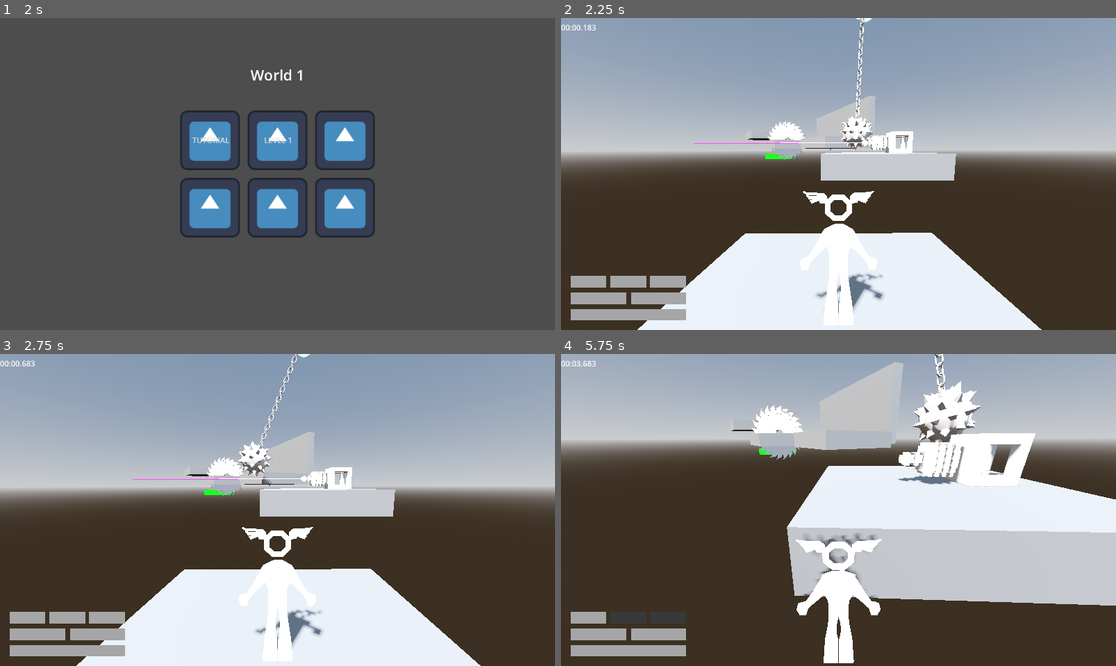
Above: before the commit, frames 1-4 (two rows, left to right).
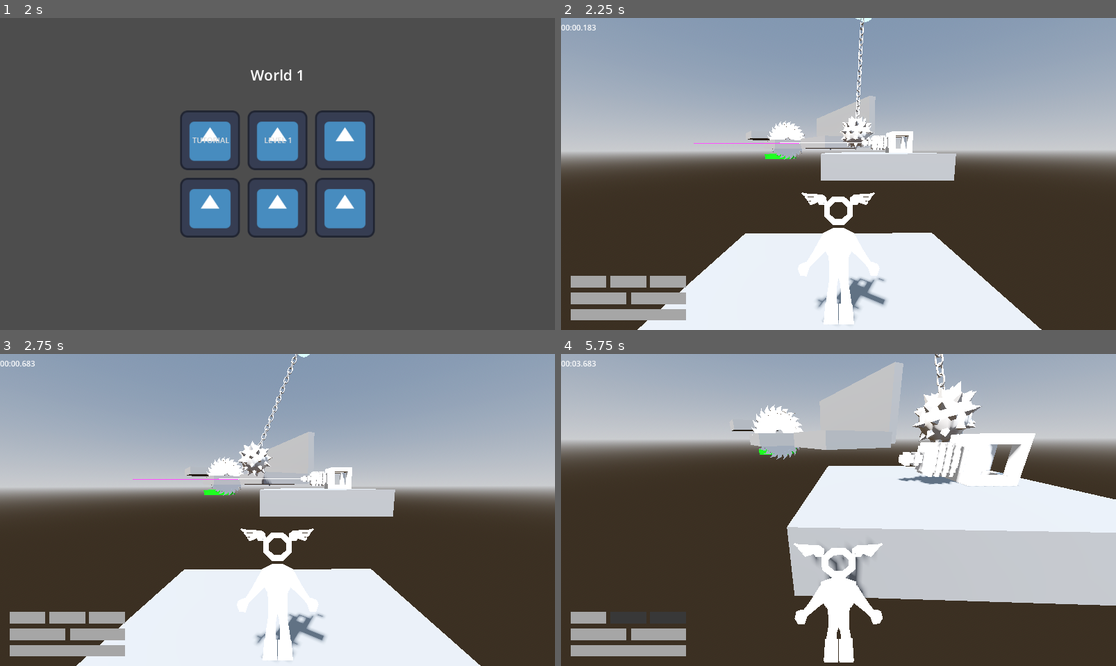
Above: after the commit, the same moments.

Repository: jpvds1/DDJD
Game: Godot game, scene res://scenes/game_controller.tscn
The game is run twice, just before and just after one commit, with the same random seed, the same clock (stepped at 60 frames per second) and the same inputs. The engine's default icon, where the game draws it, is replaced by a stand-in: a white triangle on a blue panel in a dark square.
Inputs (mouse positions are in pixels of both pictures, inside the frame that each line leads up to):
- Up to frame 1 (2 s): click "Continue as Guest" at 0.5 s; click "Play" at 1.25 s
- Up to frame 2 (2.25 s): click "LEVEL 1" at 2 s
- Up to frame 3 (2.75 s): no input
- Up to frame 4 (5.75 s): move the mouse to (866, 510) at 2.77 s; hold W (move_forwards) from 2.78 s (still down); tap Q (dash) at 2.85, 4.35 s; tap Space (jump) at 3.02, 3.77, 5.27 s; move the mouse to (810, 510) at 3.52 s; tap Shift (sprint) at 3.6, 5.1 s; move the mouse to (849, 503) at 4.27 s; move the mouse to (832, 516) at 5.02 s

Frame 1 is identical in both runs. In frame 2, 0.8% of the frame differs, in the area x 43-59%, y 55-99%; in frame 3, 0.8%; in frame 4, 1.5%, in the area x 41-58%, y 57-100%.

Commit message:
fix(player): fix player model arm visibility

Diff:
--- a/platformer-game/scenes/player/capsule_character.tscn
+++ b/platformer-game/scenes/player/capsule_character.tscn
@@ -79,7 +79,8 @@
 [node name="CharacterBody3D" type="CharacterBody3D" unique_id=1782536310]
 script = ExtResource("1_5ji0x")
 
-[node name="Visuals" parent="." unique_id=582368215 instance=ExtResource("2_x7pql")]
+[node name="Visuals" parent="." unique_id=1776904 instance=ExtResource("2_x7pql")]
+transform = Transform3D(-1, 0, -8.742278e-08, 0, 1, 0, 8.742278e-08, 0, -1, 0, 0, 0)
 
 [node name="Hitbox" type="CollisionShape3D" parent="." unique_id=1754709375]
 transform = Transform3D(1, 0, 0, 0, 1, 0, 0, 0, 1, 0, 0.8235597, -0.045057356)
Binary file added: platformer-game/assets/models/player/player.fbx
Binary file changed: platformer-game/assets/models/player/player.glb
Not shown, changed: platformer-game/assets/models/player/player.blend
